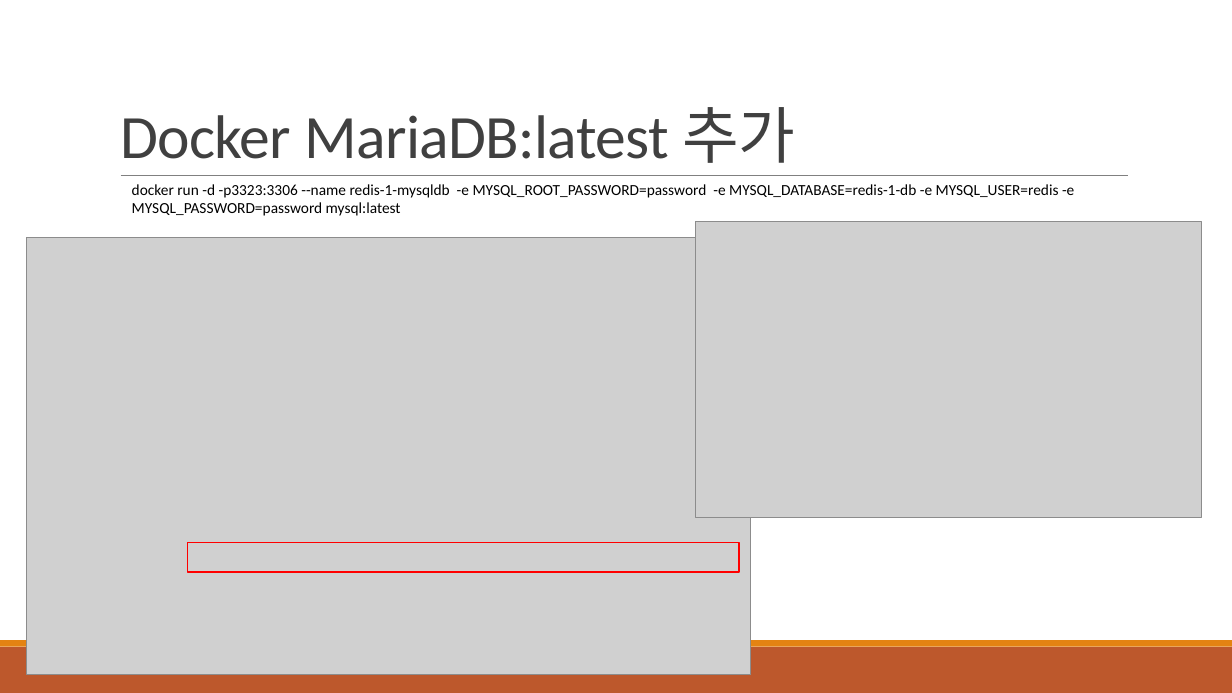
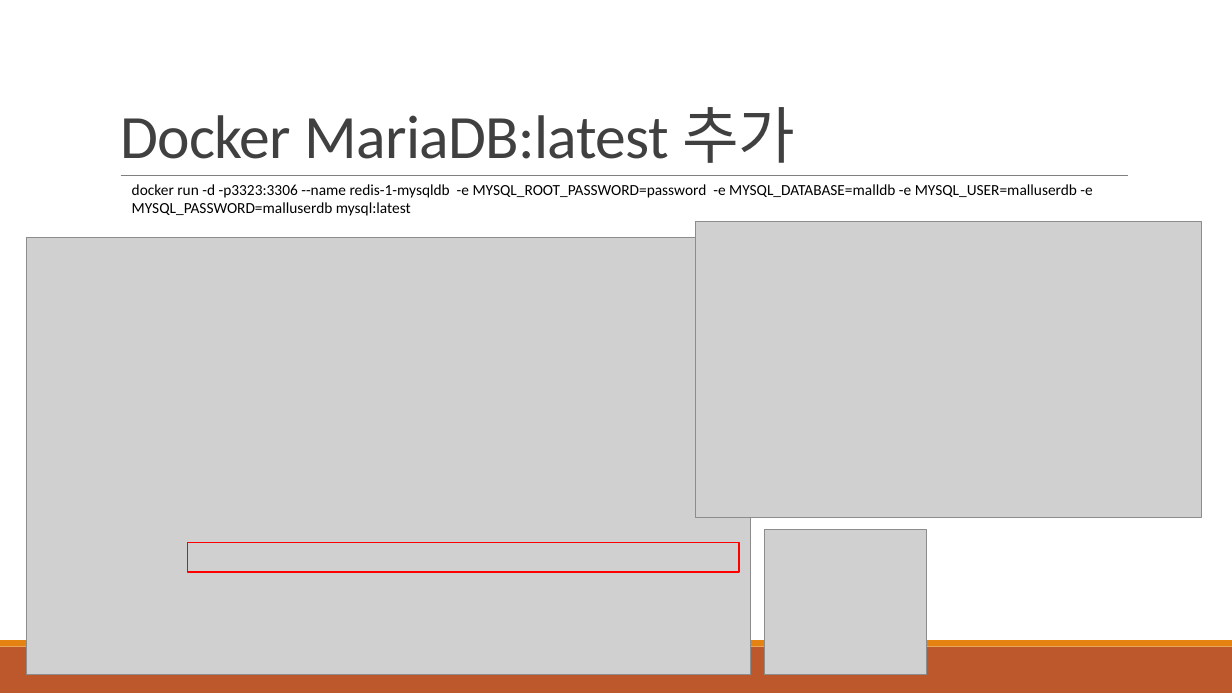
Before and after one commit to khb3025/react, a slide deck: slide 6 of ppt/2. TailWind CSS 설정하기.pptx. Drawn at 1232x693 pixels with LibreOffice and Linux fonts; fonts in the diff are those of the drawing; grey boxes stand for pictures. Boxes give left, top, right and bottom in pixels: in the first picture for what was removed or moved away, otherwise in the second. Text is boxed around its words. In the diff, an @@ line names an element or a change of style, - is before the commit and + after.

```diff
--- a/ppt/2. TailWind CSS 설정하기.pptx
+++ b/ppt/2. TailWind CSS 설정하기.pptx
@@ text at (x1=132, y1=184, x2=1092, y2=216): text changed @@
-docker run -d -p3323:3306 --name redis-1-mysqldb -e MYSQL_ROOT_PASSWORD=password -e MYSQL_DATABASE=redis-1-db -e MYSQL_USER=redis -e MYSQL_PASSWORD=password mysql:latest
+docker run -d -p3323:3306 --name redis-1-mysqldb -e MYSQL_ROOT_PASSWORD=password -e MYSQL_DATABASE=malldb -e MYSQL_USER=malluserdb -e MYSQL_PASSWORD=malluserdb mysql:latest
@@ picture added at (x1=764, y1=530, x2=926, y2=675) @@
```
Also in this commit, not shown: 4 other files.
